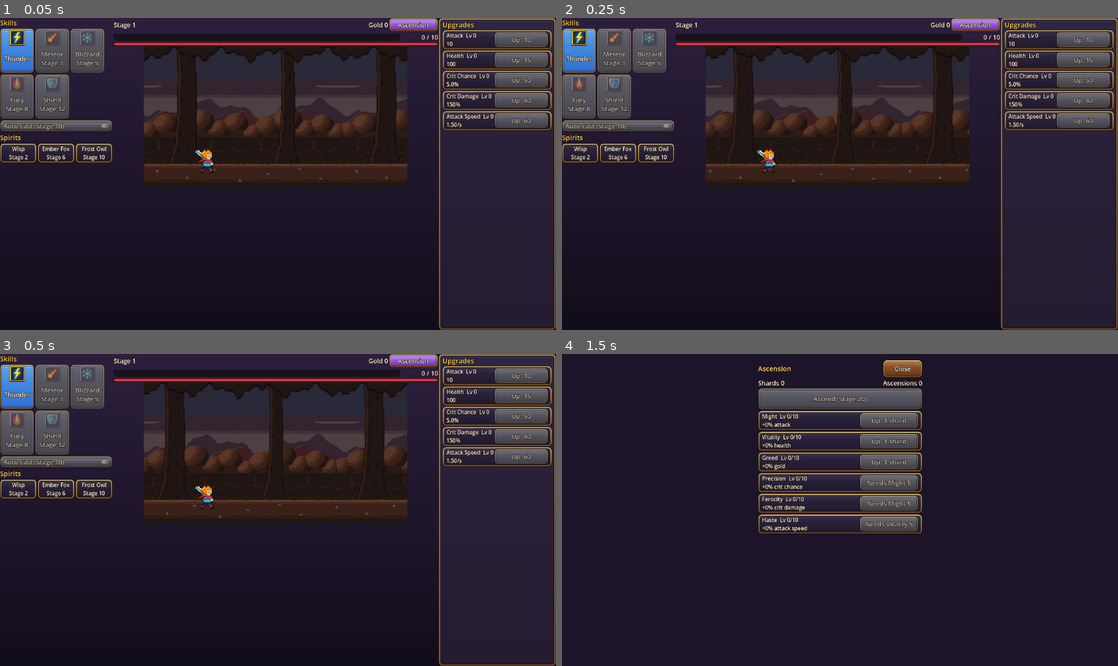
Above: before the commit, frames 1-4 (two rows, left to right).
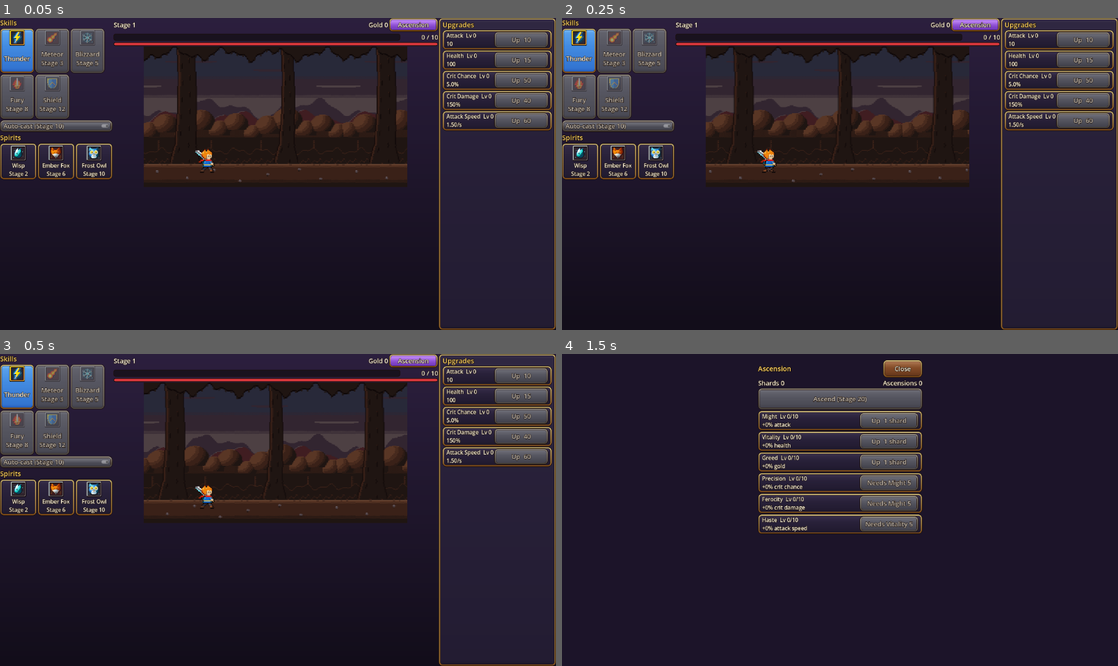
Above: after the commit, the same moments.

Repository: kevelscy/kevelscy-slayer-game
Game: Godot game, scene res://main/main.tscn
Two runs of this game, one before a commit and one after it. Both use one fixed random seed, a clock stepped at 60 frames per second and the inputs below.
Inputs:
- Up to frame 1 (0.05 s): no input
- Up to frame 2 (0.25 s): no input
- Up to frame 3 (0.5 s): no input
- Up to frame 4 (1.5 s): click "Ascension" at 0.5 s; click "Thunder" at 1.25 s

The runs differ from the first frame. In frame 1, 1.0% of the frame differs, in the area x 0-21%, y 40-52%; in frame 2, 1.0%; in frame 3, 1.0%; in frame 4, nothing differs.

Commit message:
feat(ui): show the spirit icons on the spirit cards
Each spirit card stacks its 64 px icon above the text; the gold frame
marks an unlocked spirit and the silver frame a locked one.

Diff:
--- a/client/tests/unit/ui/test_ability_panel.gd
+++ b/client/tests/unit/ui/test_ability_panel.gd
@@ -76,11 +76,11 @@
 func test_skills_use_skill_buttons_and_spirits_sit_in_framed_cards() -> void:
 	for button: Button in panel.skill_buttons:
 		assert_eq(button.theme_type_variation, GameTheme.SKILL_BUTTON)
-	for label: Label in panel.spirit_labels:
-		var card: Control = label.get_parent()
-		assert_true(card is PanelContainer)
+	assert_eq(panel.spirit_cards.size(), 3)
+	for index: int in panel.spirit_labels.size():
+		var card: PanelContainer = panel.spirit_cards[index]
+		assert_true(card.is_ancestor_of(panel.spirit_labels[index]))
 		assert_eq(card.theme_type_variation, GameTheme.CARD)
-
 
 
 func test_each_skill_button_shows_its_icon_scaled_twice_with_square_pixels() -> void:
@@ -117,3 +117,36 @@
 	assert_false(button.expand_icon, "never shrunk to a fractional scale")
 	assert_eq(button.vertical_icon_alignment, VERTICAL_ALIGNMENT_TOP)
 	assert_eq(button.icon_alignment, HORIZONTAL_ALIGNMENT_CENTER)
+
+
+func test_each_spirit_card_shows_its_icon_scaled_twice_with_square_pixels() -> void:
+	for index: int in panel.spirit_icon_rects.size():
+		var sheet: Image = (load("res://art/icons/spirit_%s.png" % ABILITIES.spirits[index].id) as Texture2D).get_image()
+		for frame: int in [AbilityPanel.SILVER, AbilityPanel.GOLD]:
+			var icon: Image = (panel.spirit_icons[index][frame] as Texture2D).get_image()
+			assert_eq(icon.get_size(), Vector2i(64, 64))
+			for point: Vector2i in [Vector2i(1, 1), Vector2i(16, 16), Vector2i(30, 29)]:
+				var expected: Color = sheet.get_pixel(frame * 32 + point.x, point.y)
+				assert_eq(icon.get_pixelv(point * 2), expected, "spirit %d frame %d at %s" % [index, frame, point])
+				assert_eq(icon.get_pixelv(point * 2 + Vector2i.ONE), expected, "nearest, not blended")
+
+
+func test_locked_spirits_show_the_silver_frame_and_unlocked_ones_the_gold_frame() -> void:
+	for index: int in 3:
+		assert_eq(panel.spirit_icon_rects[index].texture, panel.spirit_icons[index][AbilityPanel.SILVER])
+	session.progression.restore_stage(6)
+	panel.refresh()
+	assert_eq(panel.spirit_icon_rects[0].texture, panel.spirit_icons[0][AbilityPanel.GOLD])
+	assert_eq(panel.spirit_icon_rects[1].texture, panel.spirit_icons[1][AbilityPanel.GOLD])
+	assert_eq(panel.spirit_icon_rects[2].texture, panel.spirit_icons[2][AbilityPanel.SILVER])
+
+
+func test_spirit_icons_sit_centered_above_the_text_at_their_own_size() -> void:
+	for index: int in panel.spirit_icon_rects.size():
+		var rect: TextureRect = panel.spirit_icon_rects[index]
+		var label: Label = panel.spirit_labels[index]
+		assert_true(panel.spirit_cards[index].is_ancestor_of(rect))
+		assert_eq(rect.get_parent(), label.get_parent())
+		assert_lt(rect.get_index(), label.get_index(), "icon above the text")
+		assert_eq(rect.expand_mode, TextureRect.EXPAND_KEEP_SIZE, "never shrunk to a fractional scale")
+		assert_eq(rect.stretch_mode, TextureRect.STRETCH_KEEP_CENTERED)
--- a/client/ui/panels/ability_panel.gd
+++ b/client/ui/panels/ability_panel.gd
@@ -4,10 +4,11 @@
 ## slots. Built in code because every row comes from the ability catalog.
 
 const REFRESH_SECONDS: float = 0.1
-## Each skill icon sheet has two 32x32 frames: the silver frame, then the gold one
-## shown while the skill is ready. Scaled 2x with nearest filtering so the pixels
-## stay square, and drawn above the button text.
+## Each skill and spirit icon sheet has two 32x32 frames: the silver frame, then the
+## gold one shown while the skill is ready or once the spirit is unlocked. Scaled 2x
+## with nearest filtering so the pixels stay square, and drawn above the text.
 const ICON_PATH: String = "res://art/icons/skill_%s.png"
+const SPIRIT_ICON_PATH: String = "res://art/icons/spirit_%s.png"
 const ICON_FRAME_SIZE: int = 32
 const ICON_SCALE: int = 2
 const SILVER: int = 0
@@ -24,6 +25,10 @@
 ## Per skill button: [silver, gold] icon textures.
 var skill_icons: Array[Array] = []
 var autocast_toggle: CheckButton
+var spirit_cards: Array[PanelContainer] = []
+var spirit_icon_rects: Array[TextureRect] = []
+## Per spirit card: [silver, gold] icon textures.
+var spirit_icons: Array[Array] = []
 var spirit_labels: Array[Label] = []
 
 var _session: GameSession
@@ -39,7 +44,7 @@
 		var button: Button = Button.new()
 		button.theme_type_variation = GameTheme.SKILL_BUTTON
 		button.custom_minimum_size = Vector2(140.0, 88.0)
-		skill_icons.append(_icon_frames(session.skills.slots[index].definition))
+		skill_icons.append(_icon_frames(ICON_PATH % session.skills.slots[index].definition.id))
 		button.icon = skill_icons[index][SILVER]
 		button.icon_alignment = HORIZONTAL_ALIGNMENT_CENTER
 		button.vertical_icon_alignment = VERTICAL_ALIGNMENT_TOP
@@ -53,16 +58,25 @@
 	add_child(_title("Spirits"))
 	var spirit_row: HBoxContainer = HBoxContainer.new()
 	add_child(spirit_row)
-	for _slot: SpiritTeam.SpiritSlot in session.spirits.slots:
+	for slot: SpiritTeam.SpiritSlot in session.spirits.slots:
 		var card: PanelContainer = PanelContainer.new()
 		card.theme_type_variation = GameTheme.CARD
 		card.size_flags_horizontal = Control.SIZE_EXPAND_FILL
+		var column: VBoxContainer = VBoxContainer.new()
+		card.add_child(column)
+		spirit_icons.append(_icon_frames(SPIRIT_ICON_PATH % slot.definition.id))
+		var icon: TextureRect = TextureRect.new()
+		icon.expand_mode = TextureRect.EXPAND_KEEP_SIZE
+		icon.stretch_mode = TextureRect.STRETCH_KEEP_CENTERED
+		column.add_child(icon)
 		var label: Label = Label.new()
 		label.theme_type_variation = GameTheme.CARD_TEXT
 		label.horizontal_alignment = HORIZONTAL_ALIGNMENT_CENTER
 		label.custom_minimum_size = Vector2(0.0, 60.0)
-		card.add_child(label)
+		column.add_child(label)
 		spirit_row.add_child(card)
+		spirit_cards.append(card)
+		spirit_icon_rects.append(icon)
 		spirit_labels.append(label)
 	refresh()
 
@@ -99,6 +113,7 @@
 	for index: int in spirit_labels.size():
 		var slot: SpiritTeam.SpiritSlot = _session.spirits.slots[index]
 		spirit_labels[index].text = "%s\n%s" % [slot.definition.display_name, _spirit_status(slot)]
+		spirit_icon_rects[index].texture = spirit_icons[index][GOLD if slot.unlocked else SILVER]
 
 
 static func _spirit_status(slot: SpiritTeam.SpiritSlot) -> String:
@@ -109,8 +124,8 @@
 	return "+%d%% %s" % [roundi(spirit.passive_value * 100.0), STAT_NAMES.get(spirit.passive_stat, String(spirit.passive_stat))]
 
 
-static func _icon_frames(skill: SkillDefinition) -> Array[Texture2D]:
-	var sheet: Image = (load(ICON_PATH % skill.id) as Texture2D).get_image()
+static func _icon_frames(sheet_path: String) -> Array[Texture2D]:
+	var sheet: Image = (load(sheet_path) as Texture2D).get_image()
 	var frames: Array[Texture2D] = []
 	for frame: int in [SILVER, GOLD]:
 		var image: Image = sheet.get_region(Rect2i(frame * ICON_FRAME_SIZE, 0, ICON_FRAME_SIZE, ICON_FRAME_SIZE))
